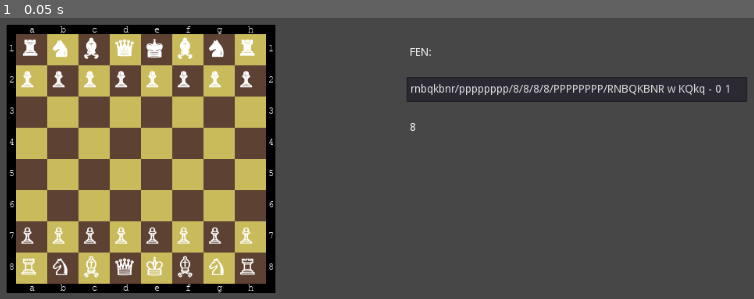
Above: before the commit, frame 1.
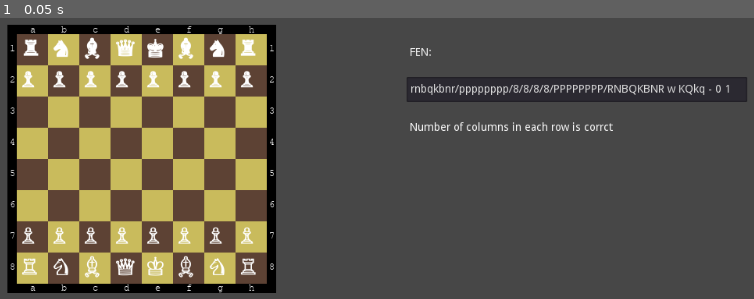
Above: after the commit, the same moment.

Repository: JakubMckowiak/check-fen
Game: Godot game, scene res://Main.tscn
Two runs of this game, one before a commit and one after it. Both use one fixed random seed, a clock stepped at 60 frames per second and the inputs below.
Inputs:
- Up to frame 1 (0.05 s): no input

The runs differ from the first frame. In frame 1, 3.7% of the frame differs, in the area x 0-82%, y 2-98%.

Commit message:
Full validation of rows and columns' amount

Diff:
--- a/Main.gd
+++ b/Main.gd
@@ -11,7 +11,7 @@
 	[["w",""],["b",""],["w",""],["b",""],["w",""],["b",""],["w",""],["b",""]],
 
 ]
-
+var cleanBoard = board.duplicate(true)
 # Called when the node enters the scene tree for the first time.
 func _ready():
 	val($FENLineEdit.text)
@@ -27,7 +27,6 @@
 	pass # Replace with function body.
 
 func val(fen):
-	$ValidateLabel.text = str(fen.find('/'))
 	#dodać walidację liczenia backslashy i spacji z trymowaniem
 	var isValid = false
 	var fenArr = fen.split("/", true, 0)
@@ -37,6 +36,13 @@
 	#print_debug(fenArr)
 	#print_debug(len(fenArr))
 
+	## BUILDING THE BOARD
+
+	# main logic behind building the board is
+	# to write figures as they are and
+	# understand numbers as an amount of empty spaces
+	var colNumber = true
+	var colNumberI
 	# if the length is right the notation has
 	# the right amount of segments
 	if len(fenArr) == 13:
@@ -45,20 +51,48 @@
 			var col = 0
 			for j in line:
 				for k in j:
-					print_debug("k: ",k)
-					print_debug("col: ",col)
+					if col==8:
+						$ValidateLabel.text = "Too much columns in row: "+str(i)
+						pass
+					#print_debug("k: ",k)
+					#print_debug("col: ",col)
 					if isNumber(k):
-						print_debug(k)
-						print_debug(typeof(k))
+						#print_debug(k)
+						#print_debug(typeof(k))
 						for g in range(int(k)):
 							board[i][col][1] = ""
 							col += 1
-					else:
+					elif isFigure(k):
 						board[i][col][1] = k
 						col += 1
+					else:
+						# If one of the chars inputed in first 8 segments
+						# is not 1-8 nor "rnbqkpRNBQKP", then the syntax
+						# is invalid
+						$ValidateLabel.text = "Invalid character in row: "+str(i)
+						messCleaner()
+						pass
+
+			if col!=8:
+				colNumber = false
+				colNumberI = i + 1
+
+	if !colNumber:
+		$ValidateLabel.text = "Incorrect number of columns in row: " + str(colNumberI)
+		messCleaner()
+	elif len(fenArr) != 13 && colNumber:
+		$ValidateLabel.text = "A part of FEN notation is missing"
+		messCleaner()
+		pass
+	else:
+		$ValidateLabel.text = "Number of columns in each row is corrct"
 
 	for i in range(len(board)):
 		print_debug(board[i])
+	paintBoard()
+
+func messCleaner():
+	board = cleanBoard
 	paintBoard()
 
 func isNumber(i):
@@ -70,6 +104,12 @@
 
 func isChess(n):
 	for j in "rnbqkpRNBQKP12345678":
+		if j == n:
+			return true
+	return false
+
+func isFigure(n):
+	for j in "rnbqkpRNBQKP":
 		if j == n:
 			return true
 	return false
--- a/Main.tscn
+++ b/Main.tscn
@@ -26,8 +26,9 @@
 script = ExtResource( 1 )
 
 [node name="Background" type="ColorRect" parent="."]
+margin_left = 1.05267
 margin_top = -0.87677
-margin_right = 1024.0
+margin_right = 1025.05
 margin_bottom = 599.123
 color = Color( 0.282353, 0.282353, 0.282353, 1 )
 __meta__ = {
Not shown: 68 places in Main.tscn that only renumber resources
